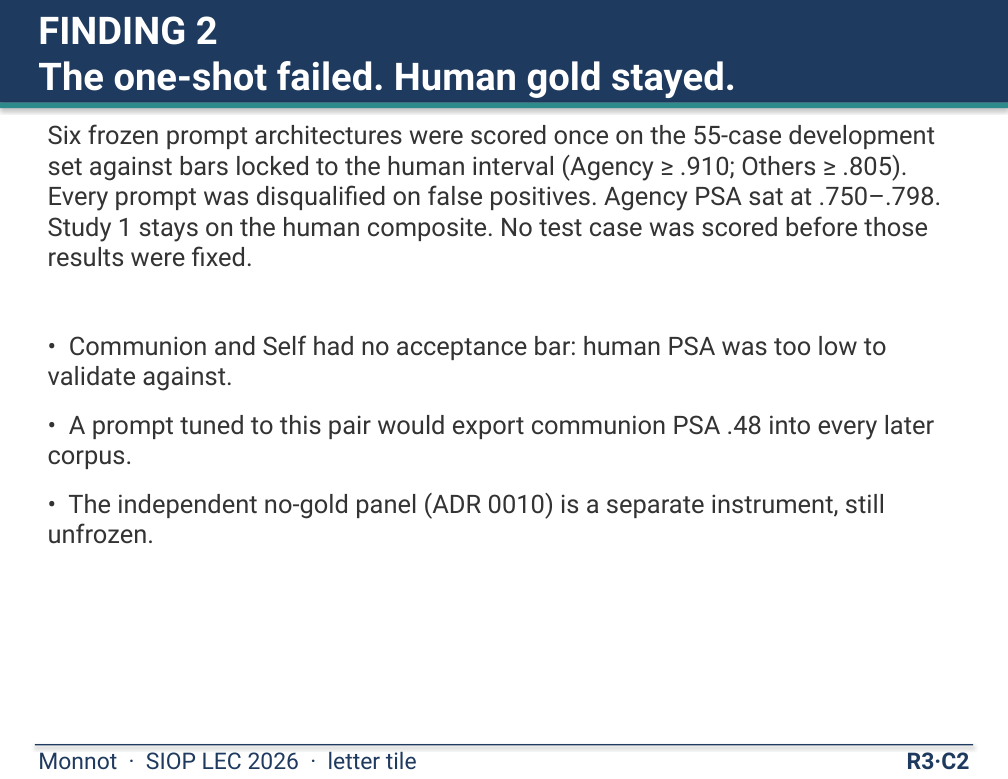
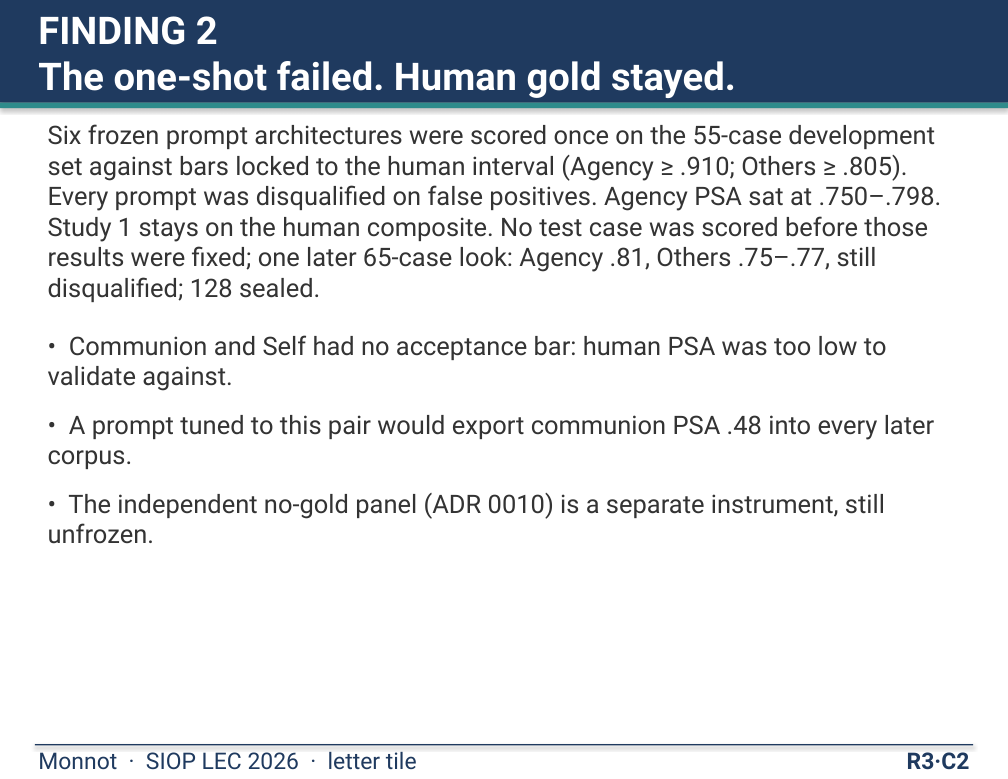
Before and after one commit to mjmonnot/mjmonnot.github.io, a slide deck: slide 10 of lec-2026/assets/Monnot_Poster_v4.pptx. Drawn at 1008x779 pixels with LibreOffice and Linux fonts; fonts in the diff are those of the drawing. Boxes give left, top, right and bottom in pixels: in the first picture for what was removed or moved away, otherwise in the second. Text is boxed around its words. In the diff, an @@ line names an element or a change of style, - is before the commit and + after.

```diff
--- a/lec-2026/assets/Monnot_Poster_v4.pptx
+++ b/lec-2026/assets/Monnot_Poster_v4.pptx
@@ text at (48,124,942,302): text changed @@
-Six frozen prompt architectures were scored once on the 55-case development set against bars locked to the human interval (Agency ≥ .910; Others ≥ .805). Every prompt was disqualified on false positives. Agency PSA sat at .750–.798. Study 1 stays on the human composite. No test case was scored before those results were fixed.
+Six frozen prompt architectures were scored once on the 55-case development set against bars locked to the human interval (Agency ≥ .910; Others ≥ .805). Every prompt was disqualified on false positives. Agency PSA sat at .750–.798. Study 1 stays on the human composite. No test case was scored before those results were fixed; one later 65-case look: Agency .81, Others .75–.77, still disqualified; 128 sealed.
```
Also in this commit, not shown: 5 other files.
